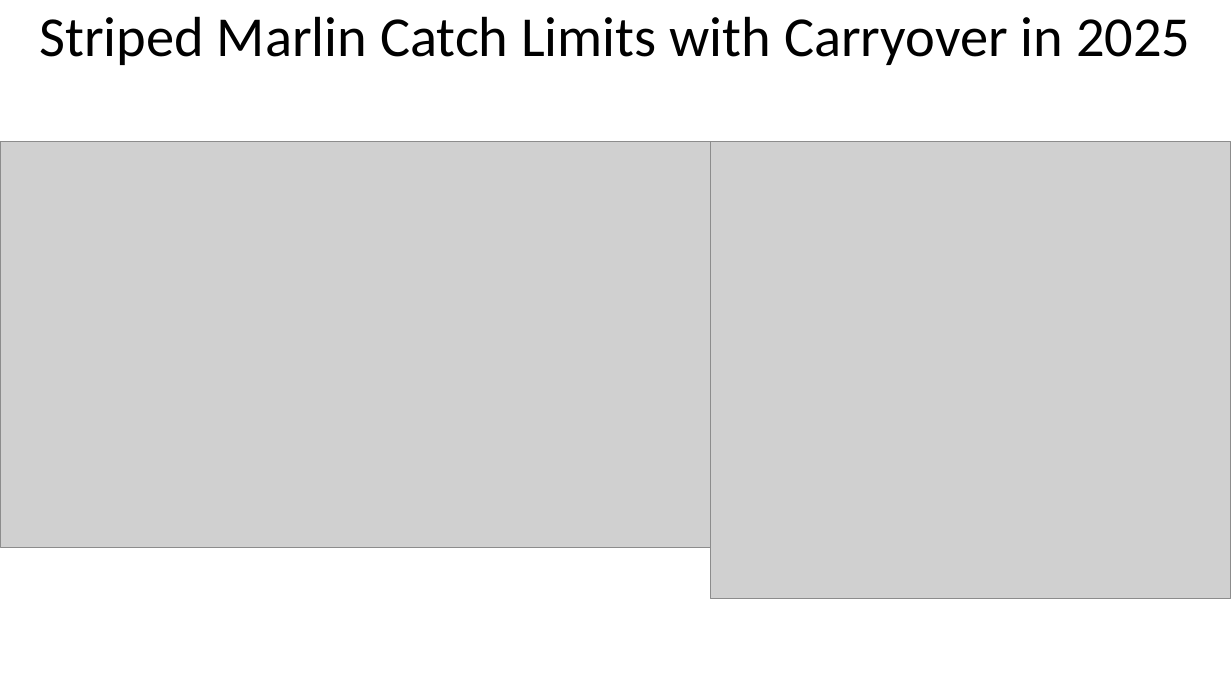
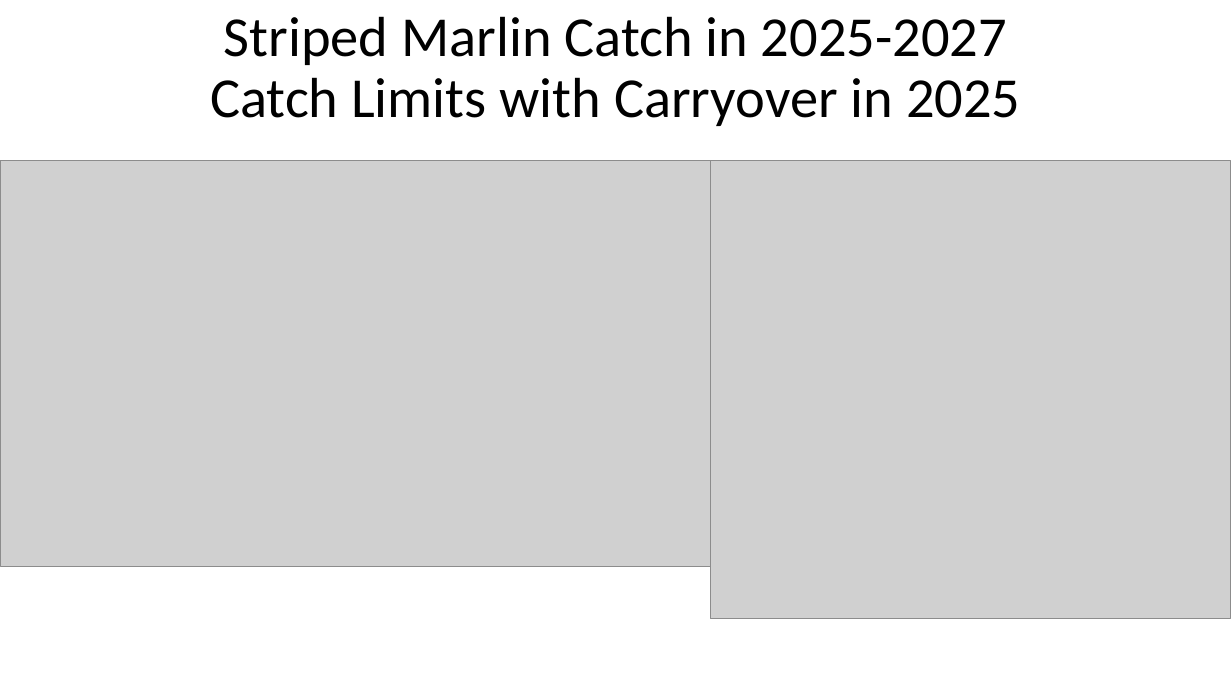
Before and after one commit to PIFSCstockassessments/2024-WCNPO-MLS-Rebuilding, a slide deck: slide 31 of 2025-MLS-projections/2025 MLS projections for CMM 24-06.pptx (slide 29 before the commit). Drawn at 1232x693 pixels with LibreOffice and Linux fonts; fonts in the diff are those of the drawing; grey boxes stand for pictures. Boxes give left, top, right and bottom in pixels: in the first picture for what was removed or moved away, otherwise in the second. Text is boxed around its words. In the diff, an @@ line names an element or a change of style, - is before the commit and + after.

```diff
--- a/2025-MLS-projections/2025 MLS projections for CMM 24-06.pptx
+++ b/2025-MLS-projections/2025 MLS projections for CMM 24-06.pptx
@@ text at <box>210,16,1020,126</box>: text changed @@
-Striped Marlin Catch Limits with Carryover in 2025
+Striped Marlin Catch in 2025-2027
+Catch Limits with Carryover in 2025
@@ picture: place and size @@
-picture at <box>0,141,711,547</box>
+picture at <box>0,161,711,567</box>
@@ picture: place and size @@
-picture at <box>711,141,1231,599</box>
+picture at <box>711,161,1231,618</box>
```
Also in this commit, not shown: 5 other slides changed, 26 slides added, 15 slides removed.
